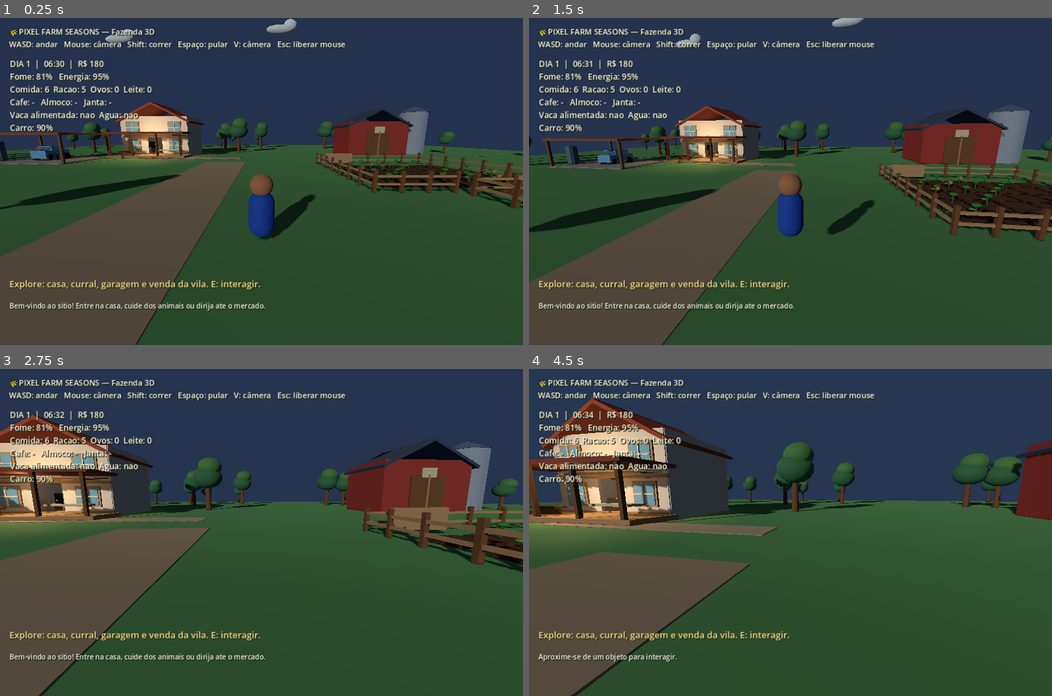
Above: before the commit, frames 1-4 (two rows, left to right).
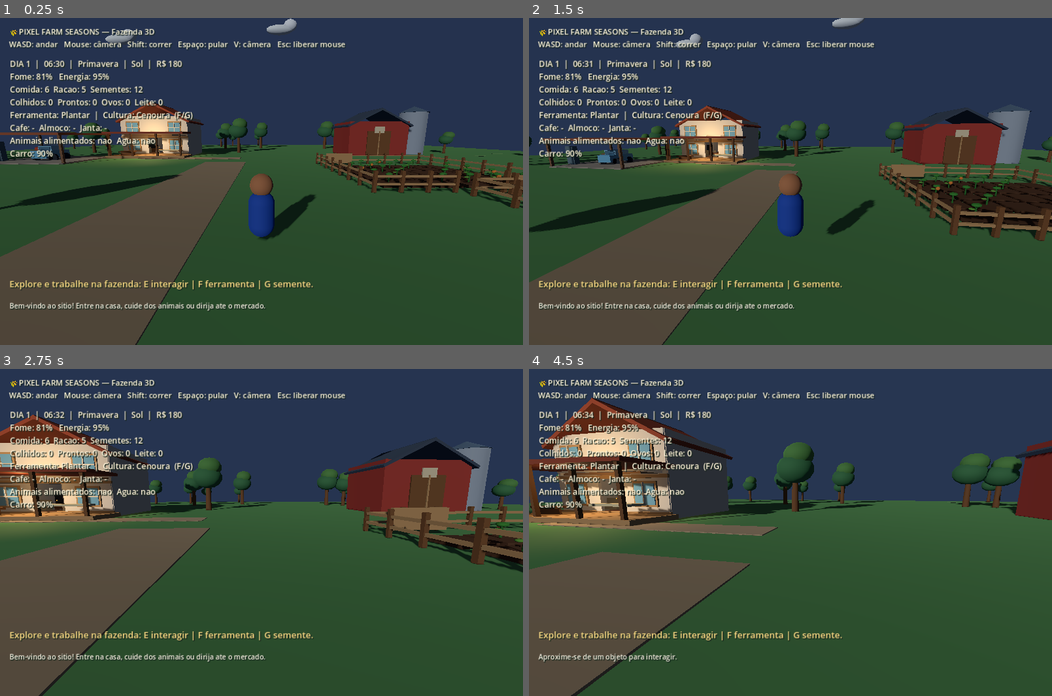
Above: after the commit, the same moments.

Repository: juniordev830/pixel-farm-seasons
Game: Godot game, scene res://scenes/farm_world.tscn
Same seed, same stepped clock (60 frames per second), same inputs: the game is played once before the commit and once after it.
Inputs (mouse positions are in pixels of both pictures, inside the frame that each line leads up to):
- Up to frame 1 (0.25 s): no input
- Up to frame 2 (1.5 s): tap Enter at 0.5 s; move the mouse to (816, 181) at 0.52 s; hold Ctrl (crouch) 0.53-1.28 s; hold W (move_forward) from 0.53 s (still down); tap Space (jump) at 0.77 s; move the mouse to (764, 181) at 1.27 s; tap Shift (sprint) at 1.35 s
- Up to frame 3 (2.75 s): keep holding W (move_forward); tap Space (jump) at 1.52 s; move the mouse to (271, 525) at 2.02 s; hold V (toggle_camera) from 2.03 s (still down)
- Up to frame 4 (4.5 s): keep holding W (move_forward); move the mouse to (785, 539) at 2.77 s; release V (toggle_camera) at 2.78 s; tap F at 2.85 s; tap Space (jump) at 3.02, 3.77 s; move the mouse to (827, 535) at 3.52 s; tap G at 3.6 s; move the mouse to (748, 529) at 4.27 s; tap E at 4.35 s

The runs differ from the first frame. In frame 1, 2.7% of the frame differs, in the area x 1-60%, y 12-84%; in frame 2, 2.7%; in frame 3, 2.7%; in frame 4, 2.7%.

Commit message:
feat(farm): link 3D plots to clock, inventory, save data and rural market

Diff:
--- a/godot/scripts/life_sim.gd
+++ b/godot/scripts/life_sim.gd
@@ -12,6 +12,7 @@
 var hud_stats: Label
 var hud_hint: Label
 var hud_notice: Label
+var farm_system: Node3D
 var tv_screen: MeshInstance3D
 var notebook_screen: MeshInstance3D
 var radio_indicator: MeshInstance3D
@@ -24,6 +25,8 @@
 var coins := 180
 var food := 6
 var feed := 5
+var seeds := 12
+var harvested := 0
 var eggs := 0
 var milk := 0
 var car_condition := 90.0
@@ -58,6 +61,9 @@
     _build_outskirts()
     _build_hud()
     _register_activities()
+    farm_system = get_parent().get_node_or_null("FarmingSystem")
+    if farm_system != null:
+        farm_system.call("ensure_initialized")
     _load_progress()
     _refresh_devices()
     _update_light()
@@ -321,7 +327,7 @@
     _add_interaction("Coletar ovos", Vector3(20.3, 0.7, 15.5), "eggs")
     _add_interaction("Mini oficina / reparar carro", Vector3(-28.7, 1.0, -7.2), "repair")
     _add_interaction("Entrar e dirigir o carro", Vector3(-25, 1.0, -5), "car")
-    _add_interaction("Comprar comida e racao na venda", Vector3(13, 1.1, 98.0), "market", 4.8)
+    _add_interaction("Vender colheita ou comprar suprimentos", Vector3(13, 1.1, 98.0), "market", 4.8)
 
 
 func _process(delta: float) -> void:
@@ -379,6 +385,10 @@
         if distance <= float(item["distance"]) and distance < best:
             found = item
             best = distance
+    if farm_system != null:
+        var farm_prompt: Dictionary = farm_system.call("get_nearby_prompt", farmer.global_position)
+        if not farm_prompt.is_empty() and float(farm_prompt["distance"]) < best:
+            found = farm_prompt
     return found
 
 
@@ -388,6 +398,9 @@
         _announce("Aproxime-se de um objeto para interagir.")
         return
     match String(target["kind"]):
+        "farm":
+            if farm_system != null:
+                _announce(String(farm_system.call("interact", int(target["plot_index"]))))
         "fridge":
             if food < 1:
                 _announce("Geladeira vazia! Compre mantimentos na venda da vila.")
@@ -460,13 +473,19 @@
         "exit_car":
             _exit_car()
         "market":
-            if coins < 30:
-                _announce("Compra de mantimentos + racao custa R$ 30.")
+            if harvested > 0:
+                var sold := harvested
+                coins += sold * 5
+                harvested = 0
+                _announce("Vendeu %d produtos da horta por R$ %d! E novamente para comprar." % [sold, sold * 5])
+            elif coins < 30:
+                _announce("O kit com comida, racao e sementes custa R$ 30.")
             else:
                 coins -= 30
                 food += 4
                 feed += 3
-                _announce("Comprou +4 mantimentos e +3 racoes por R$ 30.")
+                seeds += 8
+                _announce("Comprou +4 mantimentos, +3 racoes e +8 sementes por R$ 30.")
     _refresh_devices()
     _save_progress()
 
@@ -498,8 +517,8 @@
 
 func _sleep() -> void:
     driving = false
-    if minutes >= 1200.0:
-        day += 1
+    # Dormir ate 06:30 sempre avanca ao dia seguinte.
+    day += 1
     minutes = 390.0
     _daily_reset()
     hunger = maxf(35.0, hunger - 10.0)
@@ -509,6 +528,8 @@
 
 
 func _daily_reset() -> void:
+    if farm_system != null:
+        farm_system.call("advance_day", _rain_on_day(day - 1))
     cow_fed = false
     animals_watered = false
     cow_milked = false
@@ -568,17 +589,42 @@
         environment.environment.ambient_light_energy = 0.22 + daylight * 0.62
 
 
+func _rain_on_day(day_number: int) -> bool:
+    return day_number > 0 and day_number % 5 == 0
+
+
+func _season() -> String:
+    var names := ["Primavera", "Verao", "Outono", "Inverno"]
+    return names[int((day - 1) / 7) % 4]
+
+
+func _weather_label() -> String:
+    if _rain_on_day(day):
+        return "Chuva"
+    if day % 4 == 0:
+        return "Nublado"
+    return "Sol"
+
+
 func _update_hud() -> void:
-    var meal := _meal_name()
-    hud_stats.text = "DIA %d  |  %s  |  R$ %d\nFome: %d%%   Energia: %d%%\nComida: %d  Racao: %d  Ovos: %d  Leite: %d\nCafe: %s   Almoco: %s   Janta: %s\nVaca alimentada: %s  Agua: %s\nCarro: %d%%" % [
-        day, _time_string(), coins, int(hunger), int(energy),
-        food, feed, eggs, milk,
+    var ready := 0
+    var tool := "Plantar"
+    var crop := "Cenoura"
+    if farm_system != null:
+        ready = int(farm_system.call("crops_ready"))
+        tool = String(farm_system.call("tool_name"))
+        crop = String(farm_system.call("seed_name"))
+    hud_stats.text = "DIA %d  |  %s  |  %s  |  %s  |  R$ %d\nFome: %d%%   Energia: %d%%\nComida: %d  Racao: %d  Sementes: %d\nColhidos: %d  Prontos: %d  Ovos: %d  Leite: %d\nFerramenta: %s  |  Cultura: %s  (F/G)\nCafe: %s  Almoco: %s  Janta: %s\nAnimais alimentados: %s  Agua: %s\nCarro: %d%%" % [
+        day, _time_string(), _season(), _weather_label(), coins,
+        int(hunger), int(energy),
+        food, feed, seeds, harvested, ready, eggs, milk,
+        tool, crop,
         "ok" if meals["cafe"] else "-", "ok" if meals["almoco"] else "-", "ok" if meals["jantar"] else "-",
         "sim" if cow_fed else "nao", "sim" if animals_watered else "nao",
         int(car_condition)
     ]
     var next := _closest()
-    hud_hint.text = ("E — " + String(next["title"])) if not next.is_empty() else "Explore: casa, curral, garagem e venda da vila. E: interagir."
+    hud_hint.text = ("E — " + String(next["title"])) if not next.is_empty() else "Explore e trabalhe na fazenda: E interagir | F ferramenta | G semente."
 
 
 func _announce(message: String) -> void:
@@ -590,6 +636,8 @@
     var payload := {
         "version": 1, "day": day, "minutes": minutes, "hunger": hunger,
         "energy": energy, "coins": coins, "food": food, "feed": feed,
+        "seeds": seeds, "harvested": harvested,
+        "farming": farm_system.call("serialize") if farm_system != null else [],
         "eggs": eggs, "milk": milk, "car_condition": car_condition,
         "cow_fed": cow_fed, "animals_watered": animals_watered,
         "cow_milked": cow_milked, "eggs_collected": eggs_collected,
@@ -621,6 +669,8 @@
     coins = maxi(0, int(data.get("coins", coins)))
     food = maxi(0, int(data.get("food", food)))
     feed = maxi(0, int(data.get("feed", feed)))
+    seeds = maxi(0, int(data.get("seeds", seeds)))
+    harvested = maxi(0, int(data.get("harvested", harvested)))
     eggs = maxi(0, int(data.get("eggs", eggs)))
     milk = maxi(0, int(data.get("milk", milk)))
     car_condition = clampf(float(data.get("car_condition", car_condition)), 0.0, 100.0)
@@ -637,3 +687,5 @@
     if typeof(car_pos) == TYPE_ARRAY and car_pos.size() == 3:
         car.global_position = Vector3(float(car_pos[0]), float(car_pos[1]), float(car_pos[2]))
     car.rotation.y = float(data.get("car_rot", car.rotation.y))
+    if farm_system != null:
+        farm_system.call("restore", data.get("farming", []))
